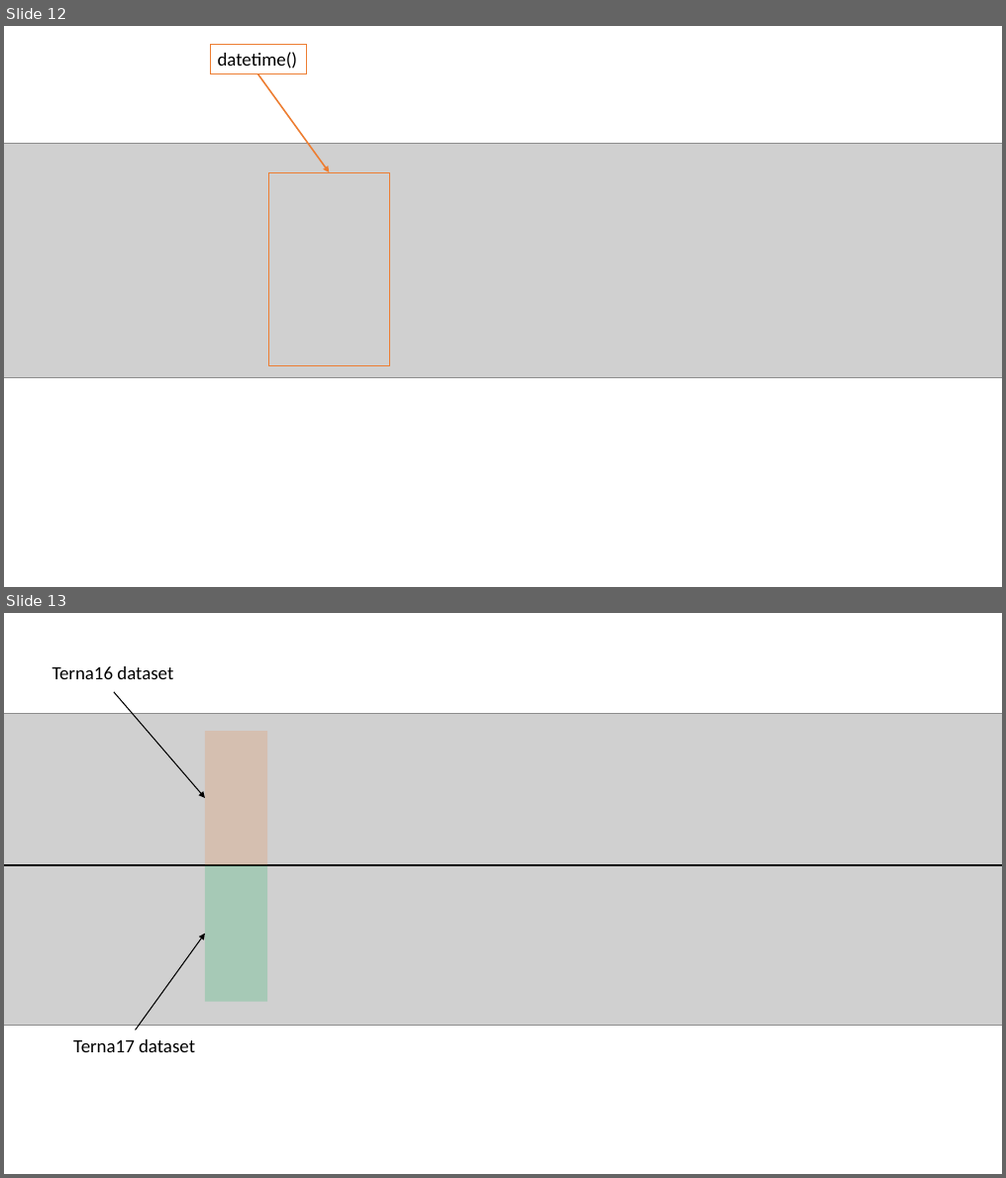
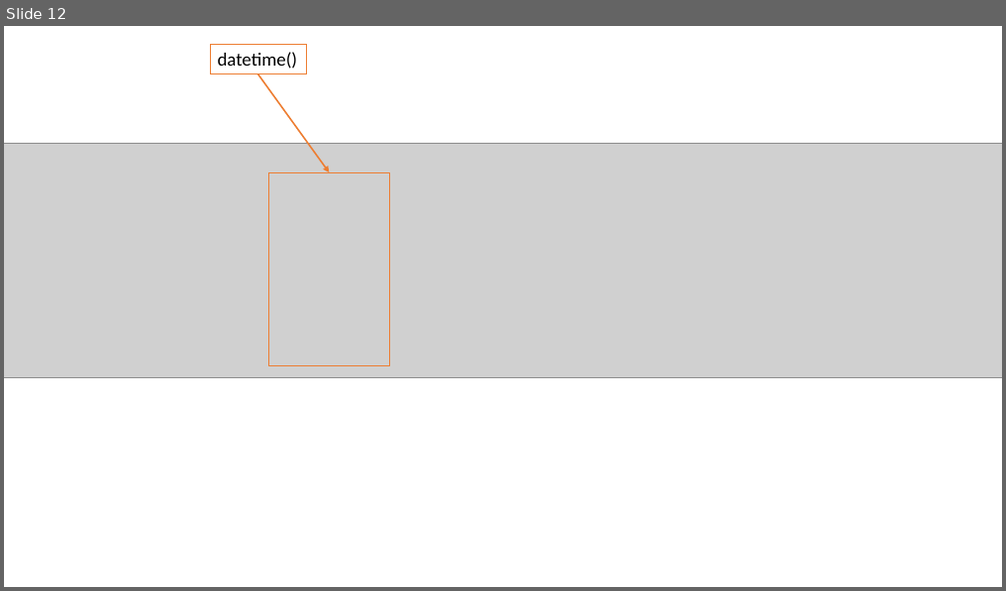
Before and after one commit to sastutorials/sastutorials.github.io, a slide deck: screenshots/imgs.pptx. Shown one above the other, each under a label of ours: slides 12 and 13 before the commit, slide 12 after it. The pictures are 1006x1178 and 1006x591 pixels, drawn with LibreOffice and Linux fonts; fonts in the diff are those of the drawing; grey boxes stand for pictures. Boxes give left, top, right and bottom in pixels: in the first picture for what was removed or moved away, otherwise in the second. Text is boxed around its words. In the diff, an @@ line names an element or a change of style, - is before the commit and + after.

```diff
--- a/screenshots/imgs.pptx
+++ b/screenshots/imgs.pptx
@@ slide 13 removed at (x1=4, y1=613, x2=1002, y2=1174), background #FFFFFF @@
@@ text removed at (x1=53, y1=666, x2=173, y2=679) @@
-Terna16 dataset
@@ arrow removed from (114, 691) to (205, 798) @@
@@ picture removed at (x1=4, y1=713, x2=1002, y2=865) @@
@@ rectangle removed at (x1=205, y1=731, x2=267, y2=865) @@
@@ picture removed at (x1=4, y1=861, x2=1002, y2=1025) @@
@@ line removed from (4, 865) to (1002, 865) @@
@@ rectangle removed at (x1=205, y1=865, x2=267, y2=1001) @@
@@ arrow removed from (135, 1030) to (205, 934) @@
@@ text removed at (x1=73, y1=1040, x2=195, y2=1053) @@
-Terna17 dataset
```
Also in this commit, not shown: 1 slide added, 2 other files.
